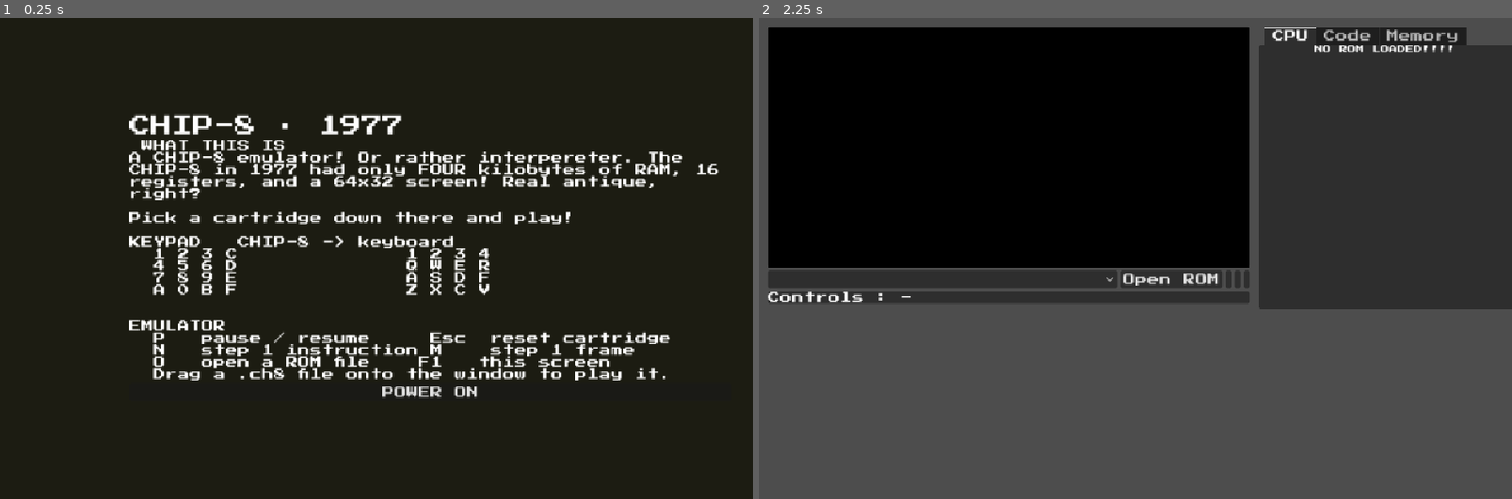
Above: before the commit, frames 1-2 (left to right).
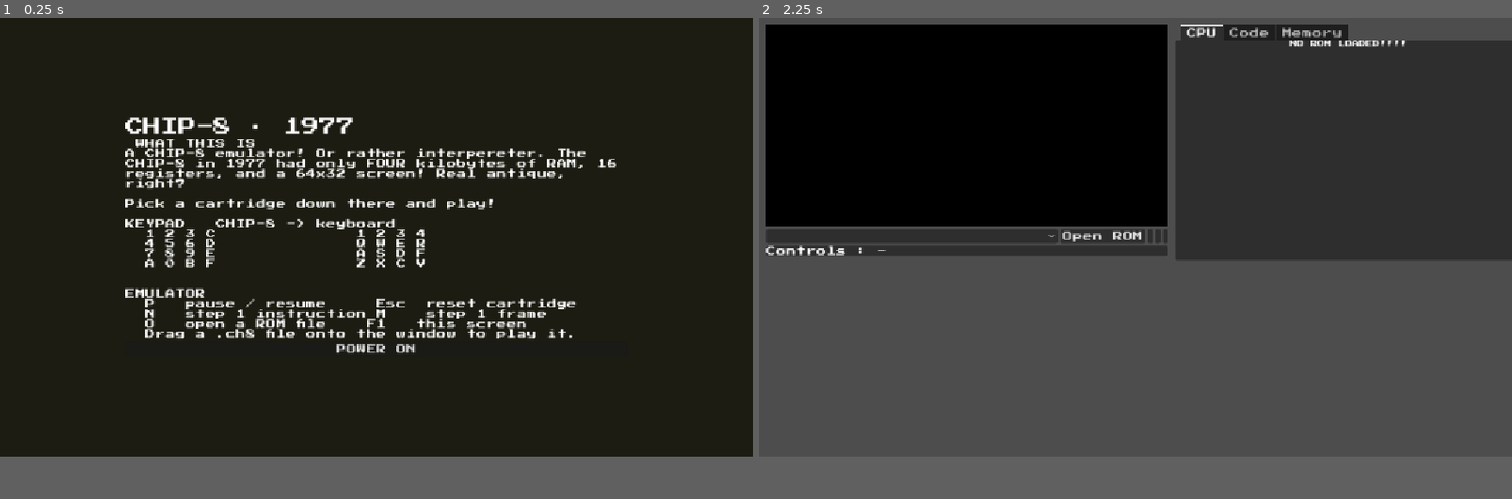
Above: after the commit, the same moments.

Repository: UnderstoodUseYourUsernameHere/chip-8-emulator
Game: Godot game, scene res://scenes/main.tscn
The game is run twice, just before and just after one commit, with the same random seed, the same clock (stepped at 60 frames per second) and the same inputs.
Inputs (mouse positions are in pixels of both pictures, inside the frame that each line leads up to; where the layout moved, square brackets give the same spot in the first picture):
- Up to frame 1 (0.25 s): no input
- Up to frame 2 (2.25 s): click (909, 258) [939, 277] at 0.5 s; click "Open ROM" at 1.25 s; click "POWER ON" at 2 s
In our replay, the window is 800x512 before the commit and 800x467 after it. These sizes can differ from the game's own. Grey fills any space a smaller window leaves; there, only what the larger window draws over its background counts as a difference.

The runs differ from the first frame. In frame 1, 12% of the frame differs, in the area x 16-96%, y 19-80%; in frame 2, 19%, in the area x 0-100%, y 1-61%.
Error before the commit: Out of bounds get index '0' (on base: 'PackedByteArray') (res://scripts/main.gd:372)
Error after the commit: Out of bounds get index '0' (on base: 'PackedByteArray') (res://scripts/main.gd:375)

Commit message:
Add executed-instruction trace to debugger

Diff:
--- a/project.godot
+++ b/project.godot
@@ -17,8 +17,8 @@
 
 [display]
 
-window/size/viewport_width=1000
-window/size/viewport_height=640
+window/size/viewport_width=1200
+window/size/viewport_height=700
 window/stretch/mode="canvas_items"
 window/stretch/aspect="expand"
 
--- a/scenes/main.tscn
+++ b/scenes/main.tscn
@@ -10,18 +10,18 @@
 anchors_preset = 15
 anchor_right = 1.0
 anchor_bottom = 1.0
-offset_right = 212.0
 grow_horizontal = 2
 grow_vertical = 2
 theme = ExtResource("1_sugp2")
 script = ExtResource("1_o5qli")
 
 [node name="MarginContainer" type="MarginContainer" parent="." unique_id=880550542]
-custom_minimum_size = Vector2(1000, 640)
+custom_minimum_size = Vector2(0, 640)
 layout_mode = 1
 anchors_preset = 15
 anchor_right = 1.0
 anchor_bottom = 1.0
+offset_right = 28.0
 grow_horizontal = 2
 grow_vertical = 2
 theme_override_constants/margin_left = 12
@@ -91,7 +91,6 @@
 
 [node name="CPU" type="ScrollContainer" parent="MarginContainer/HBoxContainer/Debugger" unique_id=1539096709]
 custom_minimum_size = Vector2(300, 0)
-custom_maximum_size = Vector2(335, 346.34)
 layout_mode = 2
 metadata/_tab_index = 0
 
@@ -131,12 +130,11 @@
 
 [node name="HelpOverlay" type="PanelContainer" parent="." unique_id=178006775]
 unique_name_in_owner = true
+visible = false
 layout_mode = 1
 anchors_preset = 15
 anchor_right = 1.0
 anchor_bottom = 1.0
-offset_left = -34.0
-offset_right = -34.0
 grow_horizontal = 2
 grow_vertical = 2
 theme_override_styles/panel = ExtResource("3_jyhfs")
--- a/scripts/main.gd
+++ b/scripts/main.gd
@@ -51,6 +51,9 @@
 var status := ""
 var faulted := false
 var frame_blocked := false
+
+var trace: Array[int] = []
+const TRACE_MAX := 32
 
 var breakpoints := {}
 var skip_breakpoint_pc := -1
@@ -471,6 +474,7 @@
 
 	%PauseButton.text = "Resume" if paused else "Pause"
 
+
 	var t := ""
 	t += "PAUSED\n" if paused else "RUNNING\n"
 	if status != "":
@@ -499,6 +503,13 @@
 	t += "USES: " + used_keys_text() + "\n"
 
 	t += "BREAKPOINTS: " + breakpoints_text() + "\n"
+
+	t += "\nTRACE (oldest -> newest): \n"
+	for i in range(maxi(0, trace.size() - 10), trace.size()):
+		var tpc := trace[i] >> 16
+		var top := trace[i] & 0xFFFF
+		t += "%03X %04X %s\n" % [tpc, top, disassemble(top)]
+
 	debug_label.text = t
 
 func update_disassembly() -> void:
@@ -643,6 +654,9 @@
 		return
 	last_pc = pc
 	last_opcode = opcode
+	trace.append((last_pc << 16) | opcode)
+	if trace.size() > TRACE_MAX:
+		trace.pop_front()
 	pc += 2
 
 	var first := (opcode & 0xF000) >> 12
